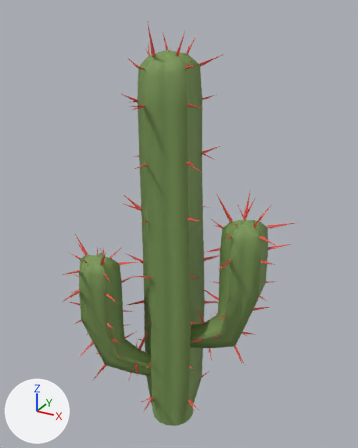
One commit to the FBX model Assets/Models/Environment/Plants/cactusMed2.fbx: the scene before it, then after it.
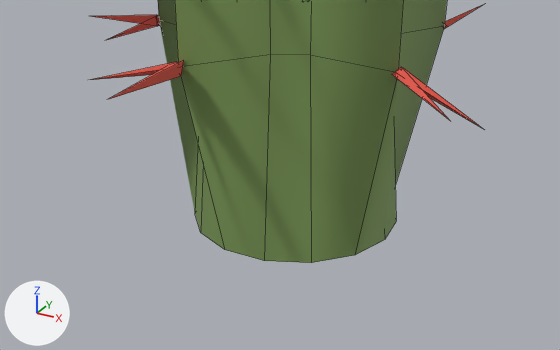
There are two pictures of each version: one whole from a camera (50 mm lens) standing at (2.522, -4.421, 4.967) and looking at (0.098, -0.015, 2.764), one close up from a camera (50 mm lens) standing at (0.874, -1.675, 0.958) and looking at (-0.059, 0.021, 0.11). Arrows for +X, +Y and +Z are at lower left; the lights stay in place. The close-ups show mesh edges as thin lines. Where no turn or scale is listed for an object, it has been applied to the vertices.
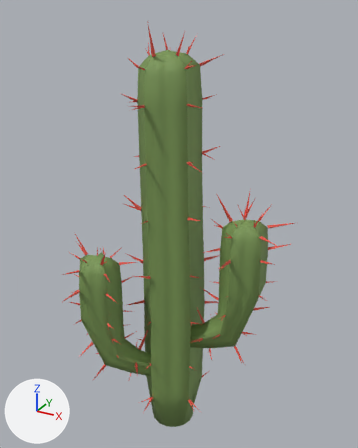
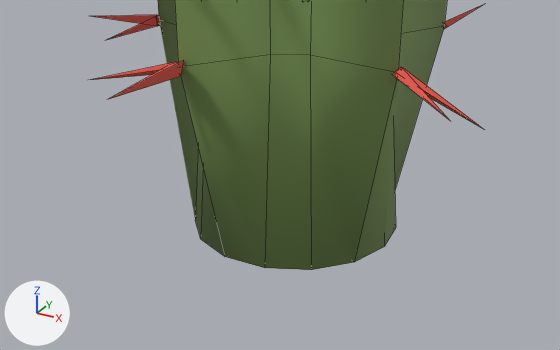
Location of each change, [x1, y1, x2, y2] in pixels of the close-ups (560 x 350 px):
'Sphere.004', reshaped: before [91, 0, 484, 263]; after [91, 0, 484, 270]
part 1 of me_sphere_023, built on: before [170, 57, 435, 263]; after [170, 57, 435, 270]

What the commit changed:
me_sphere_023 has 1193 vertices, 1190 faces and spans x -1.21..1.32, y -1.04..0.62, z 0.02..4.85.
me_sphere_023 is used by ob_sphere_004; location (0.0, 0.0, 0.0).
Verts and faces of me_sphere_023; kept vertices keep their numbers, new ones are numbered from 1193.
Before the commit, vertices of me_sphere_023: 9 (0.0, 0.27, 0.02), 19 (0.11, 0.25, 0.02), 29 (0.2, 0.18, 0.02), 39 (0.26, 0.08, 0.02) at pixel (396, 221), 49 (0.27, -0.03, 0.02) at pixel (384, 239).
Before the commit, vertices of me_sphere_023: 59 (0.24, -0.14, 0.02) at pixel (354, 255), 69 (0.16, -0.22, 0.02) at pixel (311, 262), 79 (0.06, -0.27, 0.02) at pixel (264, 260), 89 (-0.06, -0.27, 0.02) at pixel (224, 249), 100 (-0.16, -0.22, 0.02) at pixel (200, 232).
Before the commit, vertices of me_sphere_023: 110 (-0.24, -0.14, 0.02) at pixel (194, 213), 120 (-0.27, -0.03, 0.02), 130 (-0.26, 0.08, 0.02), 140 (-0.2, 0.18, 0.02), 150 (-0.11, 0.25, 0.02).
Part 1, on me_sphere_023:
Vertices 9, 19, 29, 39, 49, 59, 69, 79, 89, 100, 110, 120, 130, 140, 150 move by (0.0, 0.0, -0.02).
New vertex 1193 is at (-0.19, 0.06, 0.0).
New vertex 1194 is at (-0.09, 0.02, 0.0).
New vertex 1195 is at (-0.03, 0.01, 0.0).
New vertex 1196 is at (0.08, -0.05, 0.0).
New vertex 1197 is at (0.17, -0.1, 0.0).
New faces: (130, 140, 150, 1193), (110, 120, 130, 1193), (9, 1194, 1193, 150), (100, 110, 1193, 1194), (9, 19, 1195, 1194), (100, 1194, 1195) (mat_cactusgreen2 (green #7d9b57)).
New faces: (19, 29, 1196, 1195), (89, 100, 1195, 1196), (29, 39, 1197, 1196), (79, 89, 1196, 1197), (39, 49, 59, 1197), (59, 69, 79, 1197) (mat_cactusgreen2 (green #7d9b57)).
